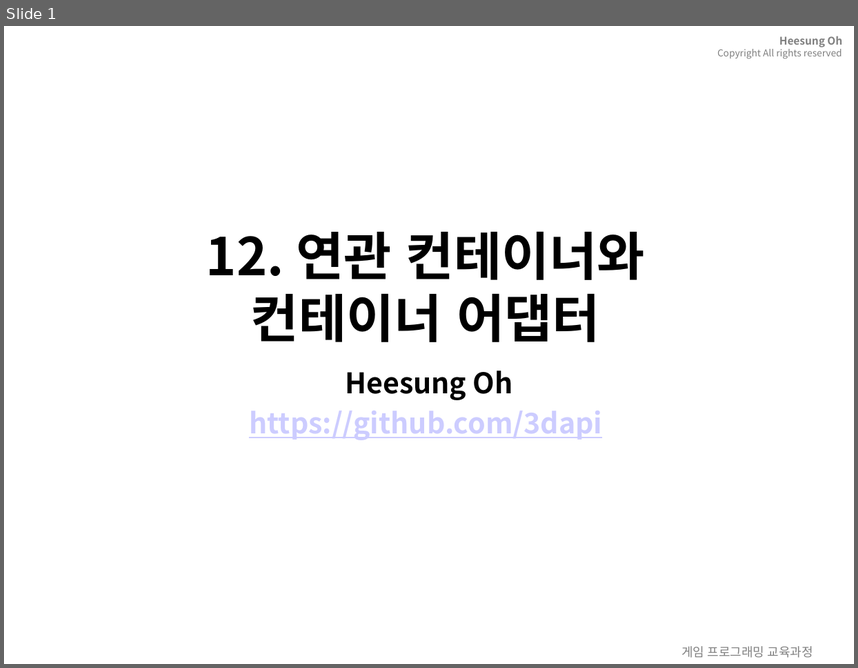
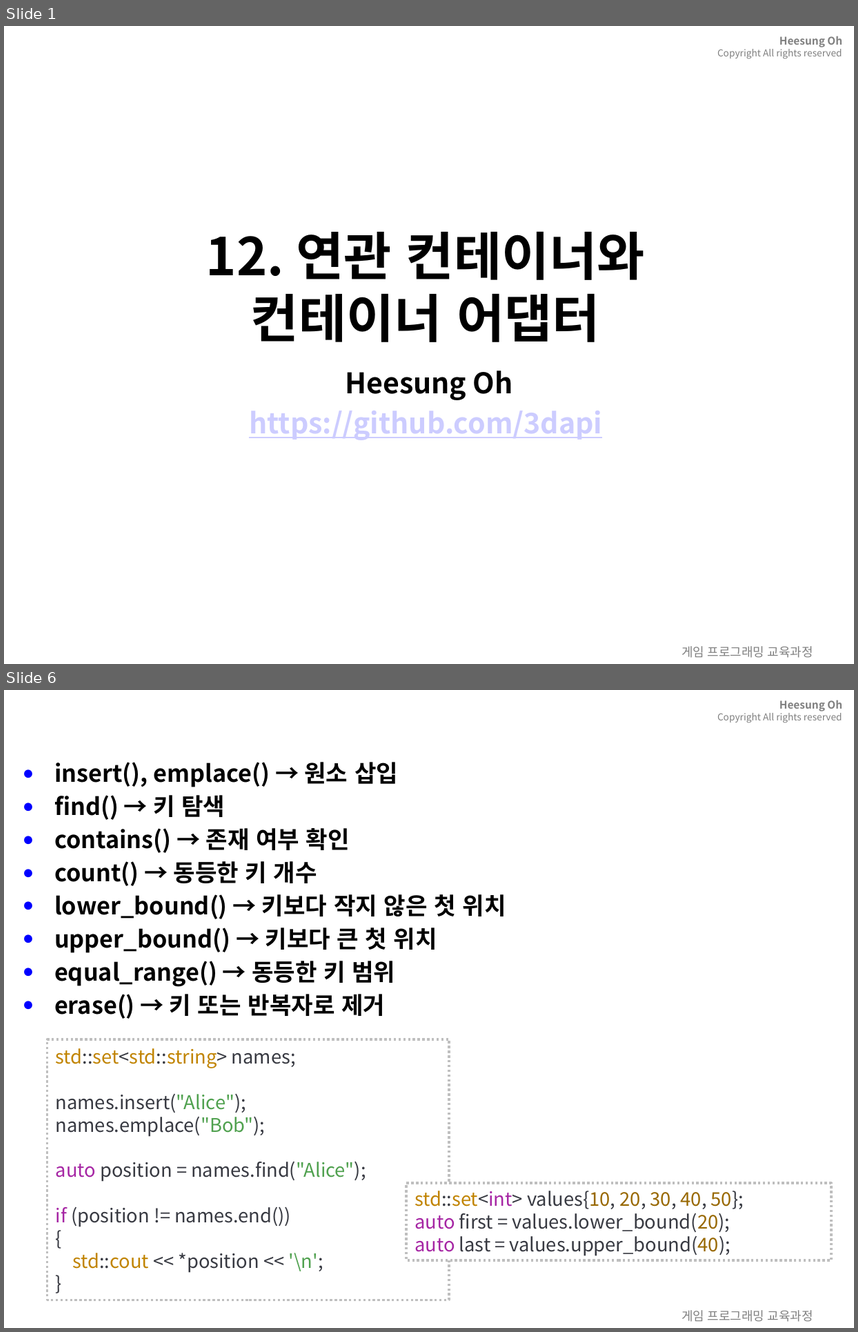
Before and after one commit to 3dapi/bs02_cpp, a slide deck: doc/ppt/12.associativeContainer.pptx. Shown one above the other, each under a label of ours: slide 1 before the commit, slides 1 and 6 after it; the slides between them are not shown. The pictures are 858x668 and 858x1332 pixels, drawn with LibreOffice and Linux fonts; fonts in the diff are those of the drawing; background and template pictures are left out. Boxes give left, top, right and bottom in pixels: in the first picture for what was removed or moved away, otherwise in the second. Text is boxed around its words. In the diff, an @@ line names an element or a change of style, - is before the commit and + after.

```diff
--- a/doc/ppt/12.associativeContainer.pptx
+++ b/doc/ppt/12.associativeContainer.pptx
@@ slide 6 added at box(4, 690, 854, 1328), background picture (left out); not listed: 2 template elements that a slide beside it also shows @@
@@ text added at box(54, 762, 506, 1018), 20 pt, text #000000, bold @@
+● insert(), emplace() → 원소 삽입
+● find() → 키 탐색
+● contains() → 존재 여부 확인
+● count() → 동등한 키 개수
+● lower_bound() → 키보다 작지 않은 첫 위치
+● upper_bound() → 키보다 큰 첫 위치
+● equal_range() → 동등한 키 범위
+● erase() → 키 또는 반복자로 제거
@@ title added at box(181, 762, 398, 1016), 28 pt, text #FFFFFF, bold @@
+12.1.3 삽입, 탐색, 범위 검색과 제거
@@ rectangle added at box(47, 1039, 450, 1299), fill #FFFFFF, outline #BFBFBF 2 pt dashed, 16 pt, text #383A42 @@
+std::set<std::string> names;
+names.insert("Alice");
+names.emplace("Bob");
+auto position = names.find("Alice");
+if (position != names.end())
+{
+std::cout << *position << '\n';
+}
@@ rectangle added at box(406, 1183, 831, 1261), fill #FFFFFF, outline #BFBFBF 2 pt dashed, 16 pt, text #383A42 @@
+std::set<int> values{10, 20, 30, 40, 50};
+auto first = values.lower_bound(20);
+auto last = values.upper_bound(40);
```
Also in this commit, not shown: 51 other slides added, 55 slides removed, 28 other files.
